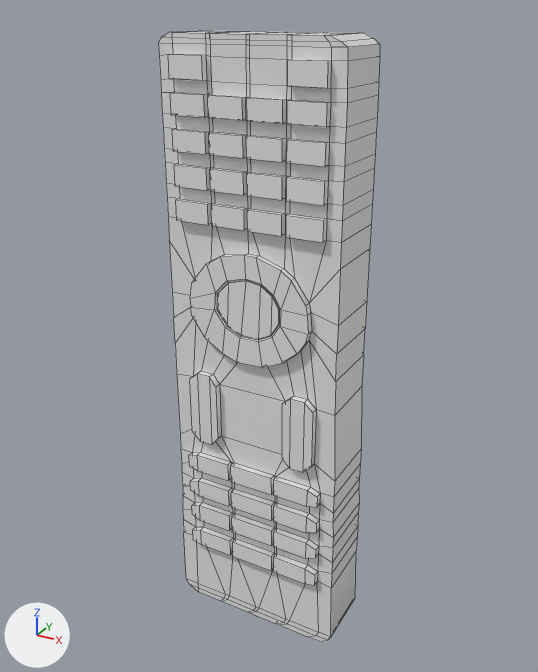
The Blender file BlenderModels/TvRemote.blend: old version first, new version second.
Before and after are seen from a 50 mm lens placed at (0.067, -0.1202, 0.069), pointed at (0.0, 0.0017, 0.0081). Arrows for +X, +Y and +Z are at lower left; the lights stay in place. Mesh edges are drawn as thin lines.

The scene before the commit, as lines of its bpy script (objects in view):
```python
mat_material = principled_material('Material')
mat_material.base_color = (0.8, 0.8, 0.8)  # white #e7e7e7
mat_material.roughness = 0.4
me_cube = bpy.data.meshes.new('Cube')
me_cube.from_pydata(...)  # 798 vertices, 795 faces; spans x -0.6..0.65, y -0.34..0.31, z -2.2..2.44
me_cube.materials.append(mat_material)  # white #e7e7e7
ob_tvremote = bpy.data.objects.new('TVRemote', me_cube)
ob_tvremote.location = (0.0, 0.0, 0.0)
ob_tvremote.scale = (0.0303, 0.023, 0.0267)
```
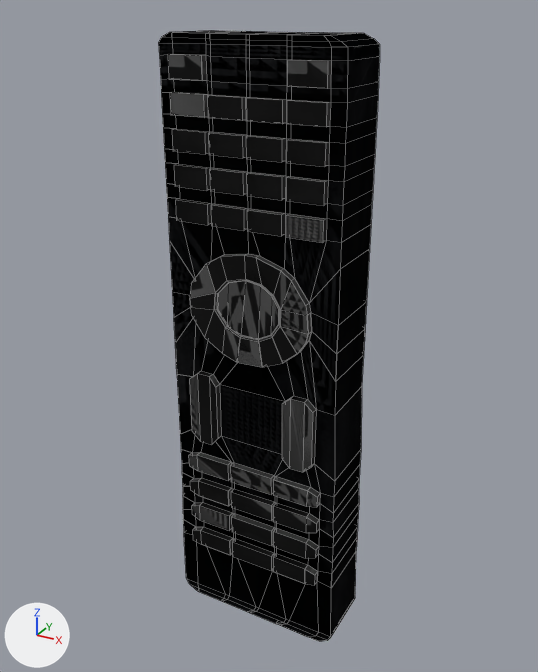
Location of each change, [x1, y1, x2, y2] in pixels of the pictures (538 x 672 px):
'TVRemote', surface changed, reshaped (grey to black): [158, 30, 380, 641] in both
part 1 of me_cube, added (black): after [158, 30, 380, 641]
part 2 of me_cube, surface changed (grey to black): before [158, 30, 380, 641]; after [158, 37, 362, 640]

Diff of the bpy script that builds the scene:
```diff
--- a/BlenderModels/TvRemote.blend.py
+++ b/BlenderModels/TvRemote.blend.py
@@ img_remotetexture @@
+img_remotetexture = load_image('RemoteTexture', 'RemoteTexture.png', 1024, 1024, 'sRGB')
@@ mat_material @@
 mat_material = principled_material('Material')
-mat_material.base_color = (0.8, 0.8, 0.8)  # white #e7e7e7
-mat_material.roughness = 0.4
+mat_material.texture = img_remotetexture
+mat_material.roughness = 1.0
+mat_material.specular_ior_level = 0.0
@@ me_cube @@
 # used by ob_tvremote; location = (0.0, 0.0, 0.0); scale = (0.0303, 0.023, 0.0267)
-me_cube.from_pydata(...)  # 798 vertices, 795 faces; spans x -0.6..0.65, y -0.34..0.31, z -2.2..2.44
+me_cube.from_pydata(...)  # 1592 vertices, 1589 faces; spans x -0.6..0.65, y -0.34..0.31, z -2.2..2.44
+# me_cube part 1: 794 vertices added at x -0.6..0.65, y -0.34..0.31, z -2.2..2.44
+# me_cube part 2: 790 kept faces spanning x -0.6..0.65, y -0.34..0.31, z -2.2..2.44 get new texture (UV) coordinates
 me_cube.materials.append(mat_material)
```
